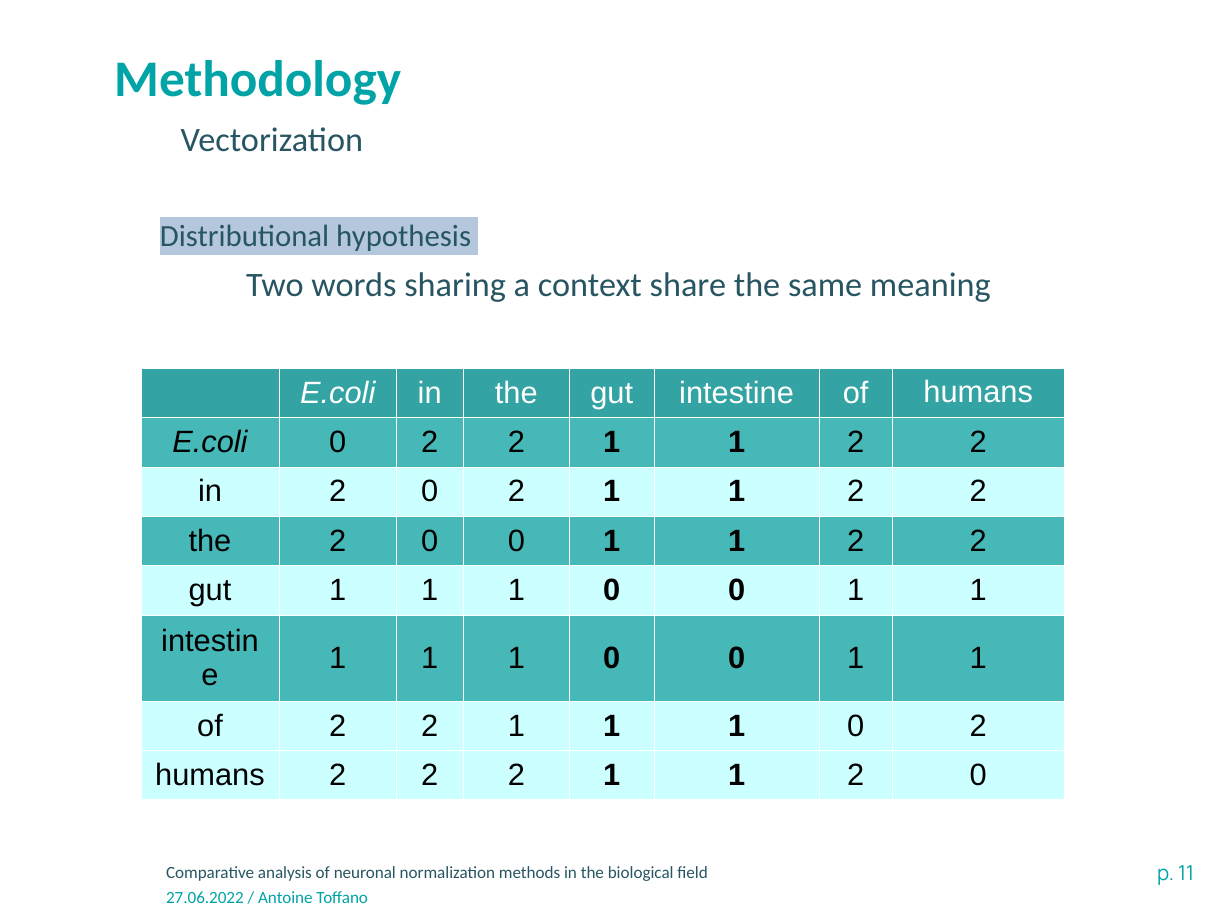
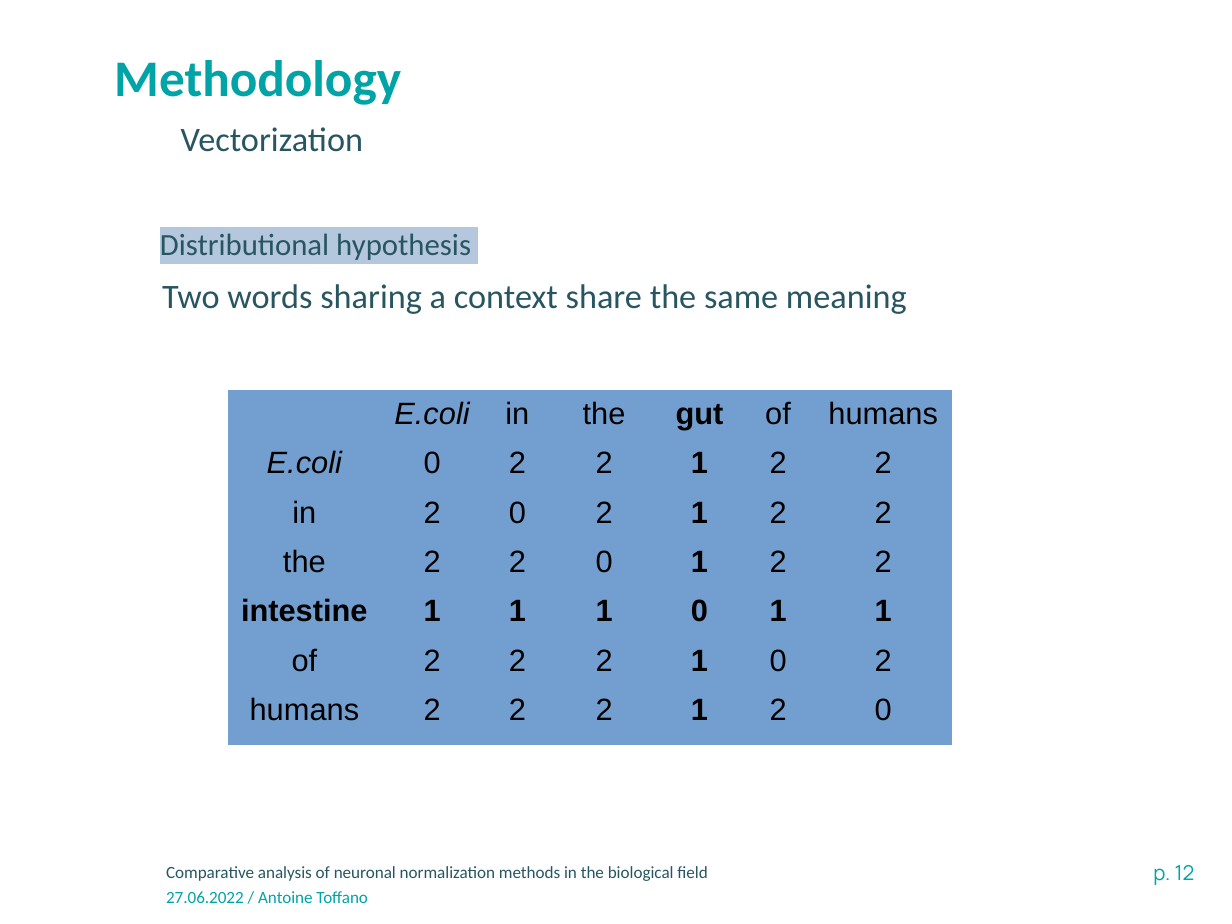
Before and after one commit to atoffano/entity-norm, a slide deck: slide 12 of Presentation-INRAE-format classique.odp (slide 11 before the commit). Drawn at 1232x924 pixels with LibreOffice and Linux fonts; fonts in the diff are those of the drawing; background and template pictures are left out. Boxes give left, top, right and bottom in pixels: in the first picture for what was removed or moved away, otherwise in the second. Text is boxed around its words. In the diff, an @@ line names an element or a change of style, - is before the commit and + after.

```diff
--- a/Presentation-INRAE-format classique.odp
+++ b/Presentation-INRAE-format classique.odp
@@ text "Distributional hypothesis": place and size @@
-text "Distributional hypothesis" at bbox=[160, 224, 471, 251]
+text "Distributional hypothesis" at bbox=[160, 233, 471, 260]
@@ text "Two words sharing a context ...": place and size @@
-text "Two words sharing a context ..." at bbox=[246, 272, 991, 302]
+text "Two words sharing a context ..." at bbox=[162, 284, 907, 314]
@@ table at bbox=[228, 391, 951, 731] @@
- | E.coli | in | the | gut | intestine | of | humans
-E.coli | 0 | 2 | 2 | 1 | 1 | 2 | 2
-in | 2 | 0 | 2 | 1 | 1 | 2 | 2
-the | 2 | 0 | 0 | 1 | 1 | 2 | 2
-gut | 1 | 1 | 1 | 0 | 0 | 1 | 1
-intestine | 1 | 1 | 1 | 0 | 0 | 1 | 1
-of | 2 | 2 | 1 | 1 | 1 | 0 | 2
-humans | 2 | 2 | 2 | 1 | 1 | 2 | 0
+ | E.coli | in | the | gut | of | humans
+E.coli | 0 | 2 | 2 | 1 | 2 | 2
+in | 2 | 0 | 2 | 1 | 2 | 2
+the | 2 | 2 | 0 | 1 | 2 | 2
+intestine | 1 | 1 | 1 | 0 | 1 | 1
+of | 2 | 2 | 2 | 1 | 0 | 2
+humans | 2 | 2 | 2 | 1 | 2 | 0
@@ table: place and size @@
-table at bbox=[140, 368, 1064, 790]
+table at bbox=[228, 391, 951, 731]
@@ page number at bbox=[1153, 865, 1195, 885]: text changed @@
-p. 11
+p. 12
```
Also in this commit, not shown: 11 other slides changed, 4 slides added, 2 slides removed, 1 other file.
